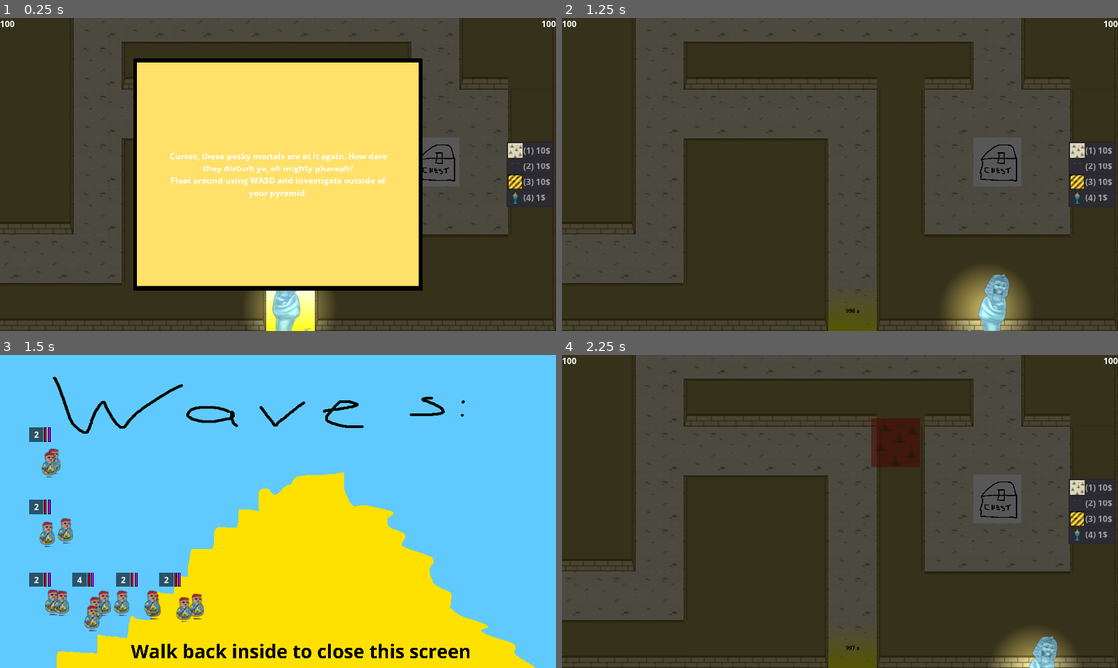
Above: before the commit, frames 1-4 (two rows, left to right).
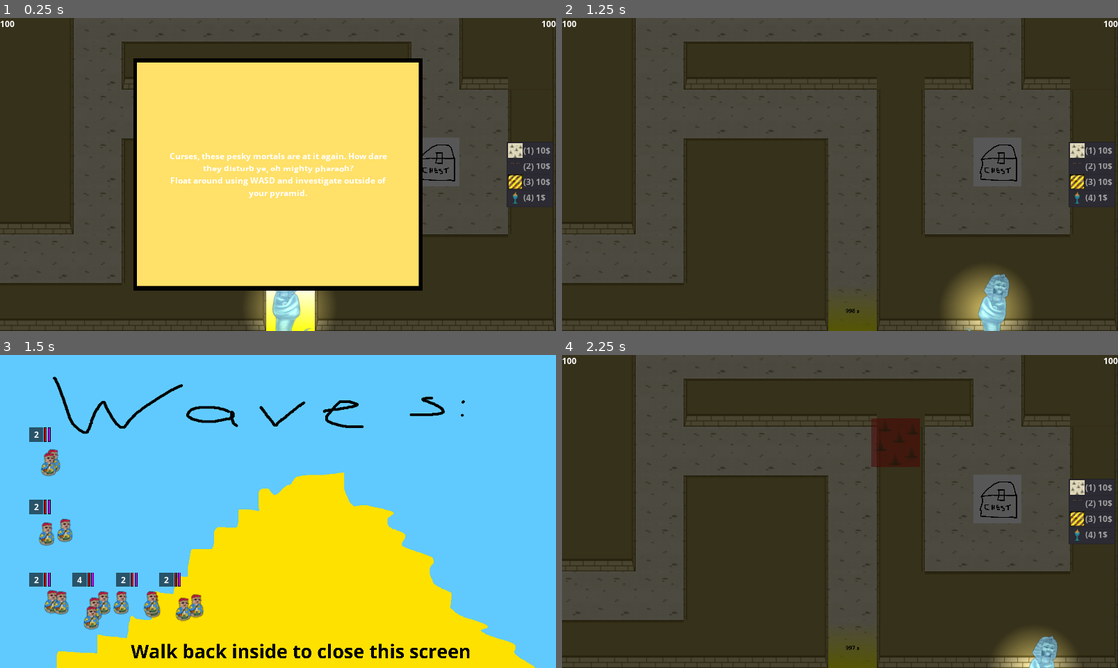
Above: after the commit, the same moments.

Repository: Solid-Squid-Contingent/LD-48
Game: Godot game, scene res://scenes/Game.tscn
Same seed, same stepped clock (60 frames per second), same inputs: the game is played once before the commit and once after it.
Inputs (mouse positions are in pixels of both pictures, inside the frame that each line leads up to):
- Up to frame 1 (0.25 s): no input
- Up to frame 2 (1.25 s): tap Enter at 0.5 s; move the mouse to (962, 158) at 0.52 s; press the mouse at (962, 158) at 0.53 s; hold D (right) from 0.53 s (still down)
- Up to frame 3 (1.5 s): move the mouse to (166, 527) at 1.27 s; release D (right) at 1.28 s; release the mouse at (166, 527) at 1.28 s; hold S (down) from 1.28 s (still down); right-click (166, 527) at 1.35 s
- Up to frame 4 (2.25 s): tap Space at 2 s; move the mouse to (895, 442) at 2.02 s; release S (down) at 2.03 s; hold D (right) from 2.03 s (still down); tap 1 at 2.1 s

Frames 1-2 are identical in both runs. In frame 3, 1.5% of the frame differs, in the area x 7-37%, y 29-89%; in frame 4, nothing differs.

Commit message:
Fix enemy texture region

Diff:
--- a/scripts/Enemy.gd
+++ b/scripts/Enemy.gd
@@ -270,7 +270,7 @@
 		sprite.position = Vector2(rand_range(-1, 1) * mult,
 								(rand_range(-0.9, 0.9) + i) * mult / individualStats.size())
 		sprite.region_enabled = true
-		sprite.region_rect.size = Vector2(292,453)
+		sprite.region_rect.size = sprite.texture.get_size()/2
 		sprite.scale = Vector2(0.2, 0.2)
 		$Sprites.add_child(sprite)
 
@@ -295,12 +295,12 @@
 
 	var regionPos = Vector2(0,0)
 	if dir.normalized().y < -0.1:
-		regionPos.y = 453
+		regionPos.y = 1
 	elif dir.normalized().x < -0.1:
-		regionPos.x = 292
+		regionPos.x = 1
 
 	for sprite in $Sprites.get_children():
-		sprite.region_rect.position = regionPos
+		sprite.region_rect.position = regionPos * sprite.texture.get_size()/2
 
 	# warning-ignore:return_value_discarded
 	move_and_slide(dir.normalized() * min(groupStats.getActualSpeed(), dir.length() / delta))
